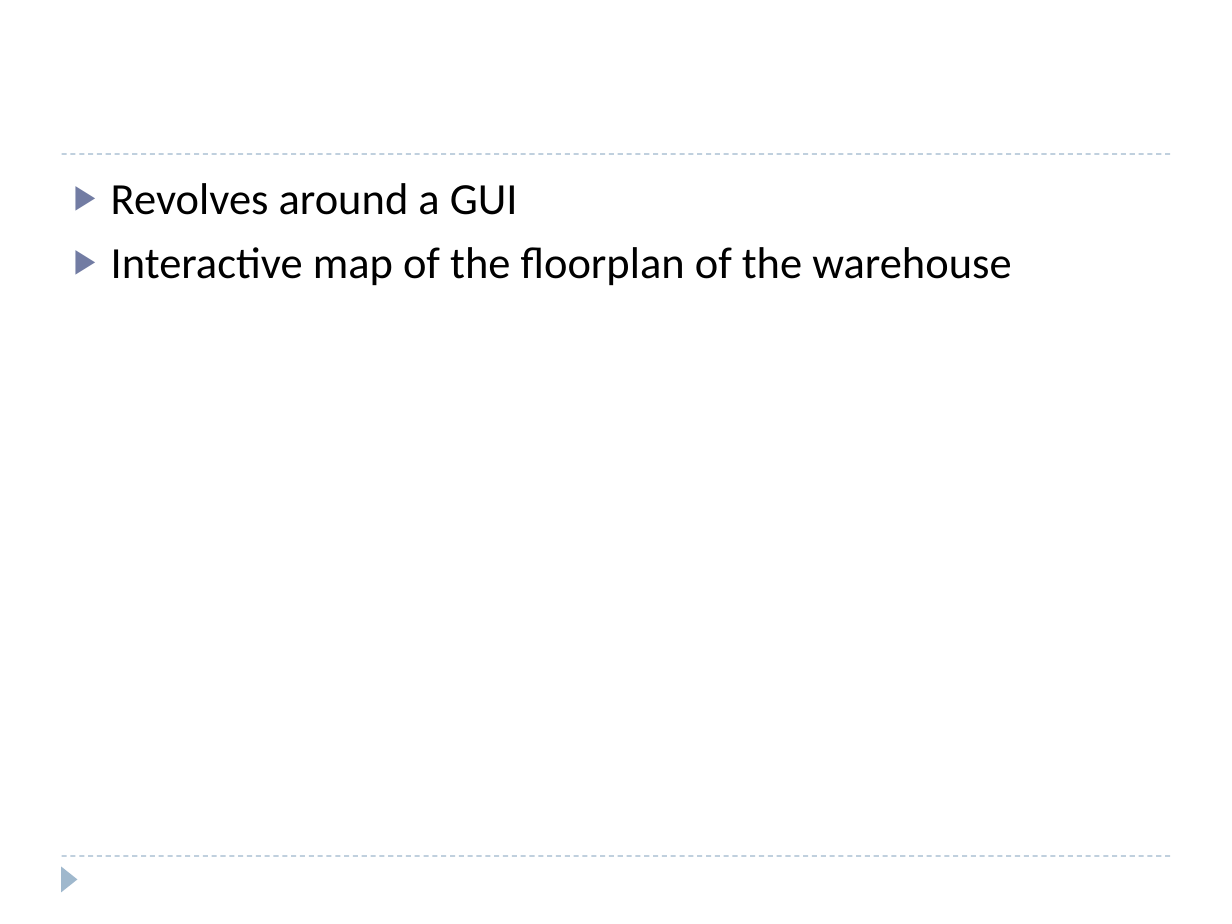
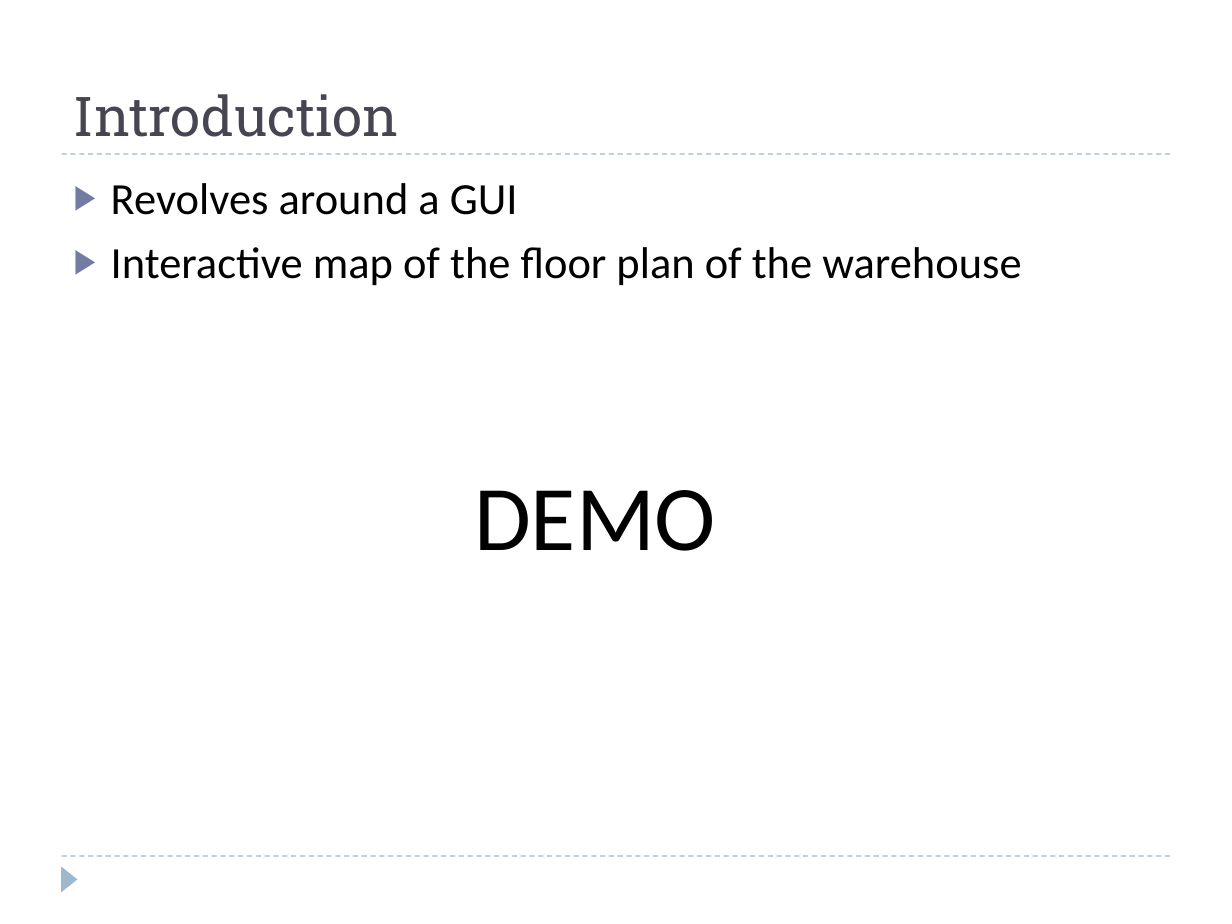
Before and after one commit to mtriff/cmpt370-warehouse, a slide deck: slide 4 of docs/presentation-proposal/group02-proposalPresentation-warehouse.pptx. Drawn at 1232x924 pixels with LibreOffice and Linux fonts; fonts in the diff are those of the drawing. Boxes give left, top, right and bottom in pixels: in the first picture for what was removed or moved away, otherwise in the second. Text is boxed around its words. In the diff, an @@ line names an element or a change of style, - is before the commit and + after.

```diff
--- a/docs/presentation-proposal/group02-proposalPresentation-warehouse.pptx
+++ b/docs/presentation-proposal/group02-proposalPresentation-warehouse.pptx
@@ title added at box(74, 94, 399, 137), 32 pt, text #464653 @@
+Introduction
@@ text at box(111, 247, 1021, 286): spaces changed @@
-▶ Interactive map of the floorplan of the warehouse
+▶ Interactive map of the floor plan of the warehouse
@@ text added at box(474, 490, 716, 551), 54 pt, text #000000 @@
+DEMO
```
Also in this commit, not shown: 3 other slides changed, 3 slides added, 5 slides removed.
